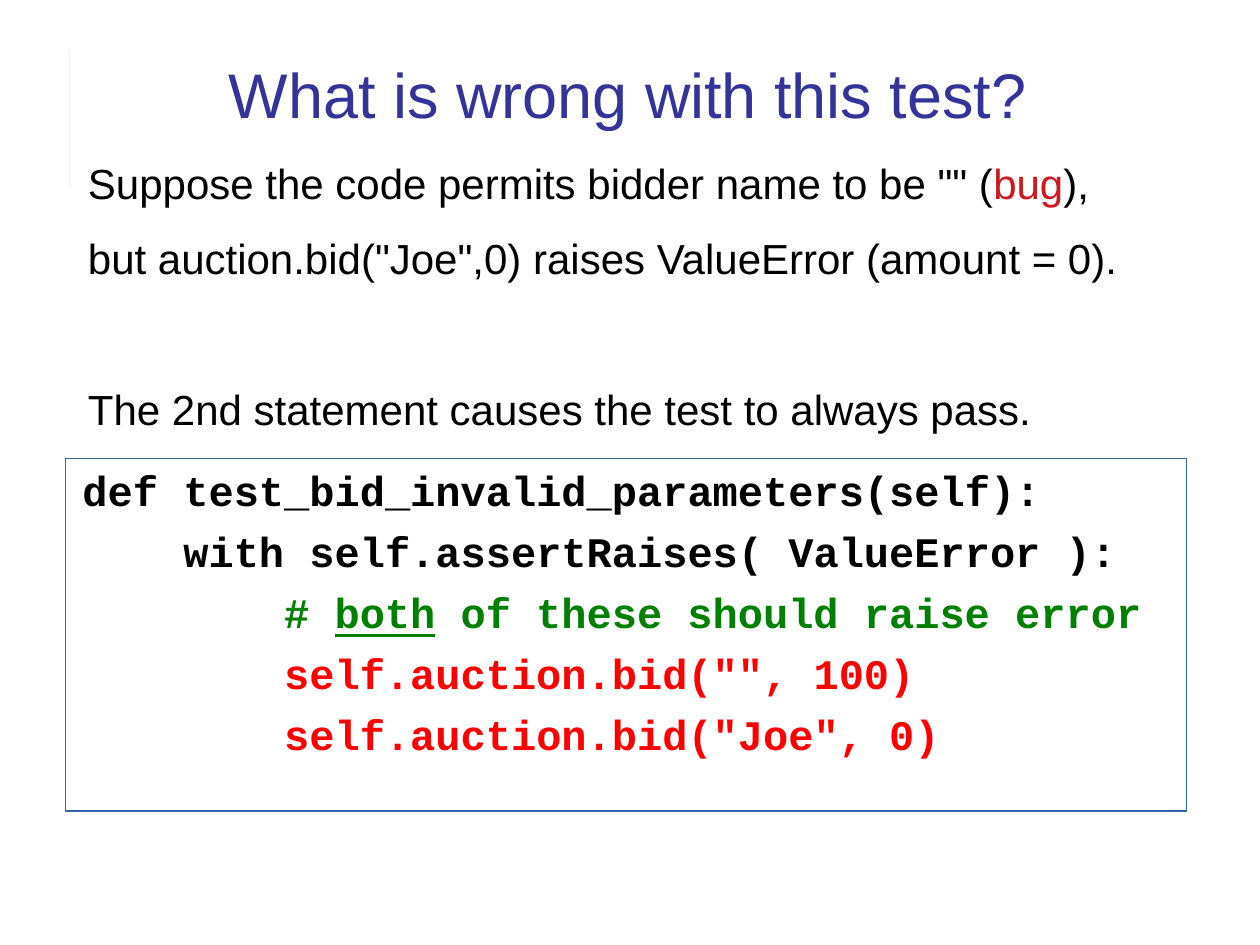
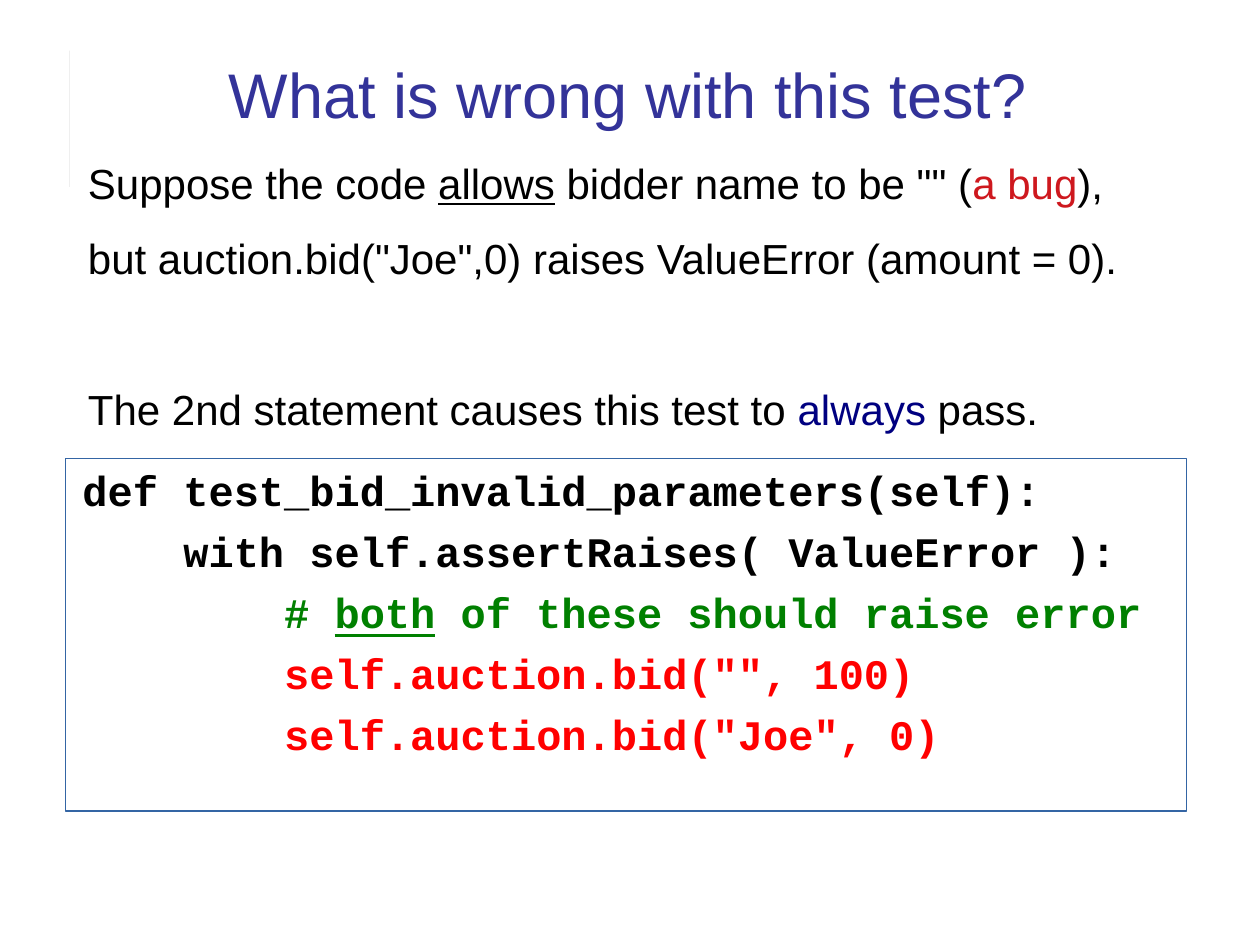
Before and after one commit to cpske/ISP, a slide deck: slide 10 of assignment/feedback/LabExam1-feedback.odp (slide 9 before the commit). Drawn at 1260x945 pixels with LibreOffice and Linux fonts; fonts in the diff are those of the drawing. Boxes give left, top, right and bottom in pixels: in the first picture for what was removed or moved away, otherwise in the second. Text is boxed around its words. In the diff, an @@ line names an element or a change of style, - is before the commit and + after.

```diff
--- a/assignment/feedback/LabExam1-feedback.odp
+++ b/assignment/feedback/LabExam1-feedback.odp
@@ text at (88,168,1103,207): text changed @@
-Suppose the code permits bidder name to be "" (bug),
+Suppose the code allows bidder name to be "" (a bug),
@@ text at (88,394,1038,433): text changed @@
-The 2nd statement causes the test to always pass.
+The 2nd statement causes this test to always pass.
```
Also in this commit, not shown: 8 other slides changed, 15 slides added, 2 other files.
